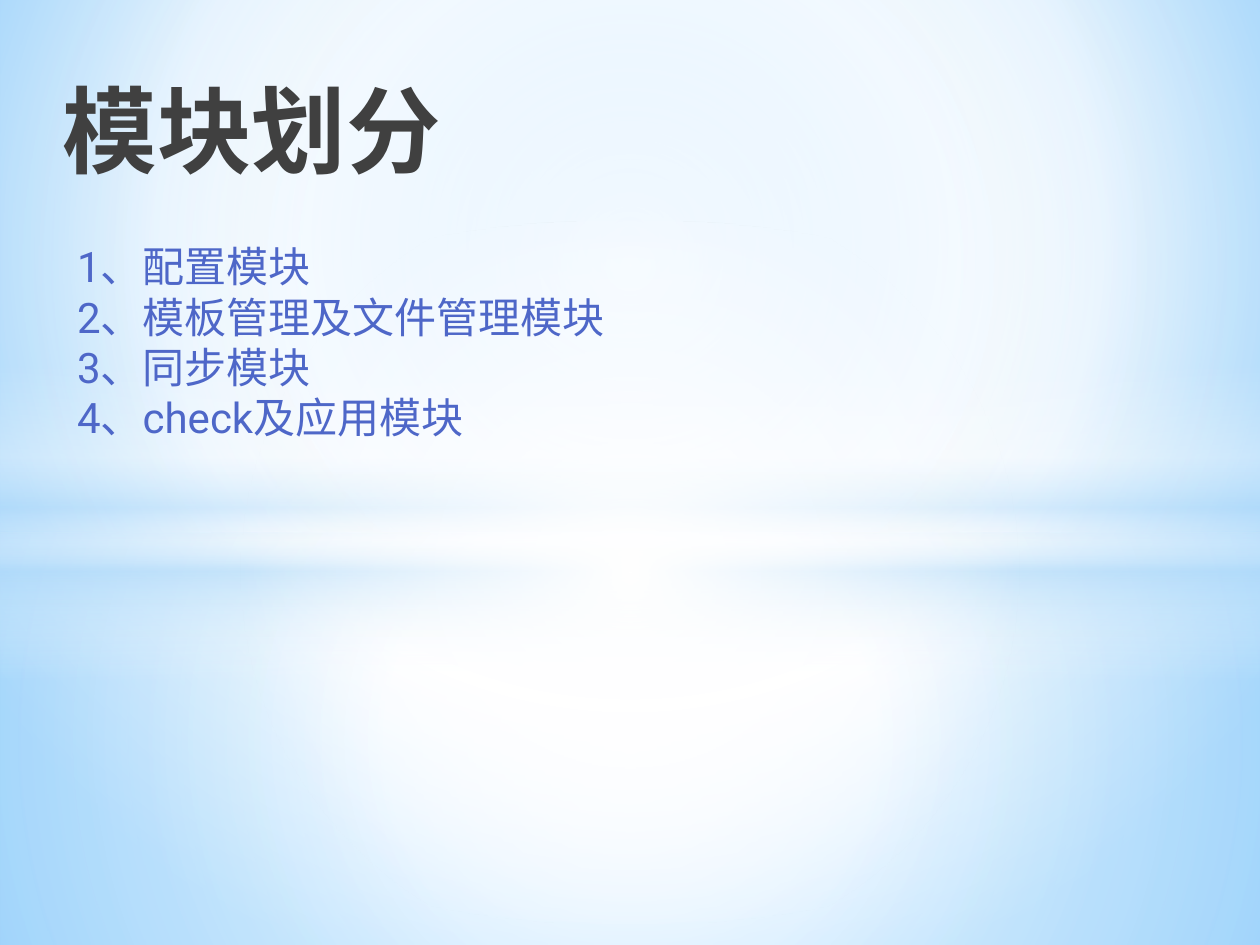
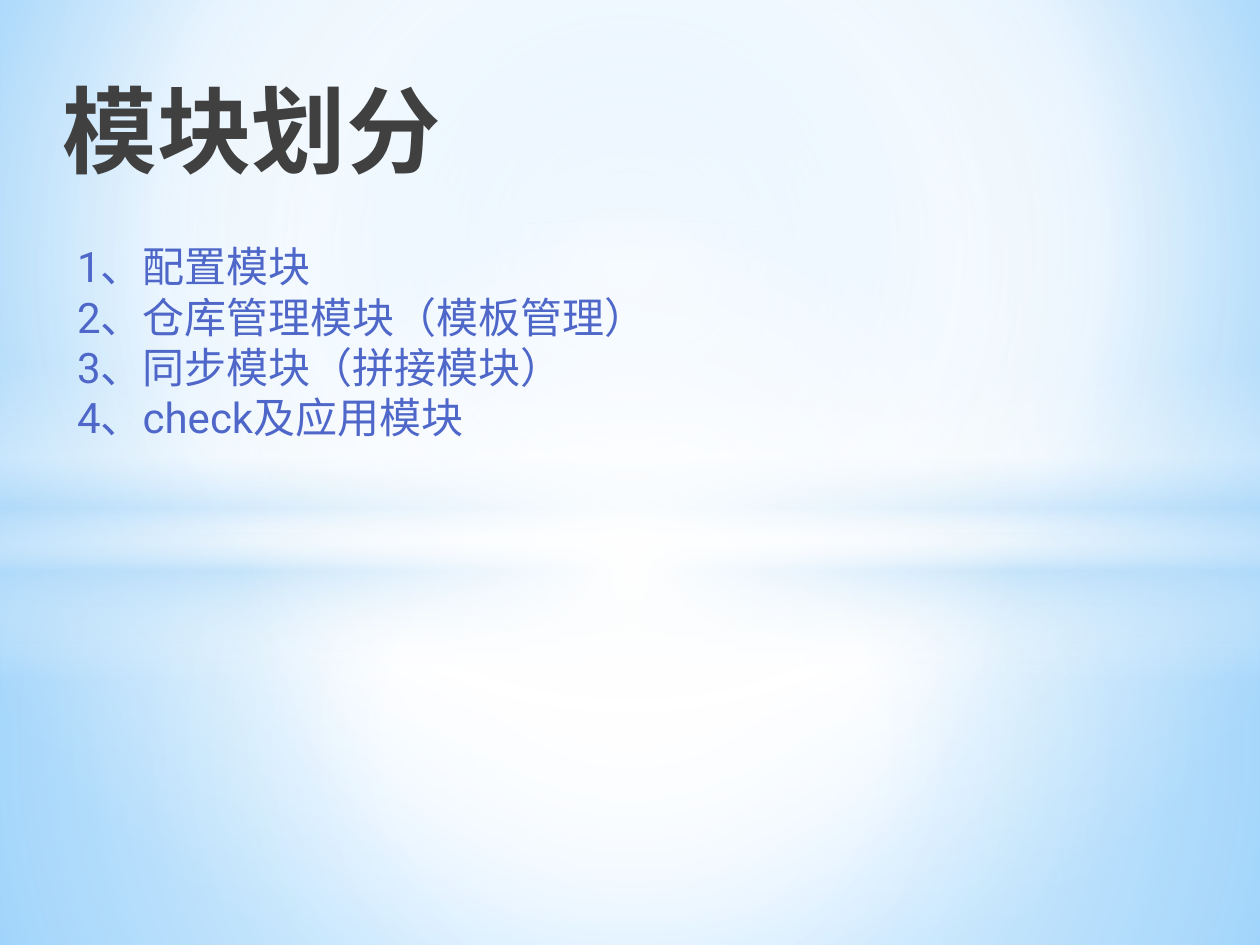
Before and after one commit to allragedbody/clasenbee, a slide deck: slide 8 of docs/Git集群配置方案.pptx (slide 4 before the commit). Drawn at 1260x945 pixels with LibreOffice and Linux fonts; fonts in the diff are those of the drawing. Boxes give left, top, right and bottom in pixels: in the first picture for what was removed or moved away, otherwise in the second. Text is boxed around its words. In the diff, an @@ line names an element or a change of style, - is before the commit and + after.

```diff
--- a/docs/Git集群配置方案.pptx
+++ b/docs/Git集群配置方案.pptx
@@ text at [77,297,647,387]: text changed @@
-2、模板管理及文件管理模块
-3、同步模块
+2、仓库管理模块（模板管理）
+3、同步模块（拼接模块）
```
Also in this commit, not shown: 3 other slides changed, 4 slides added, 7 slides removed.
